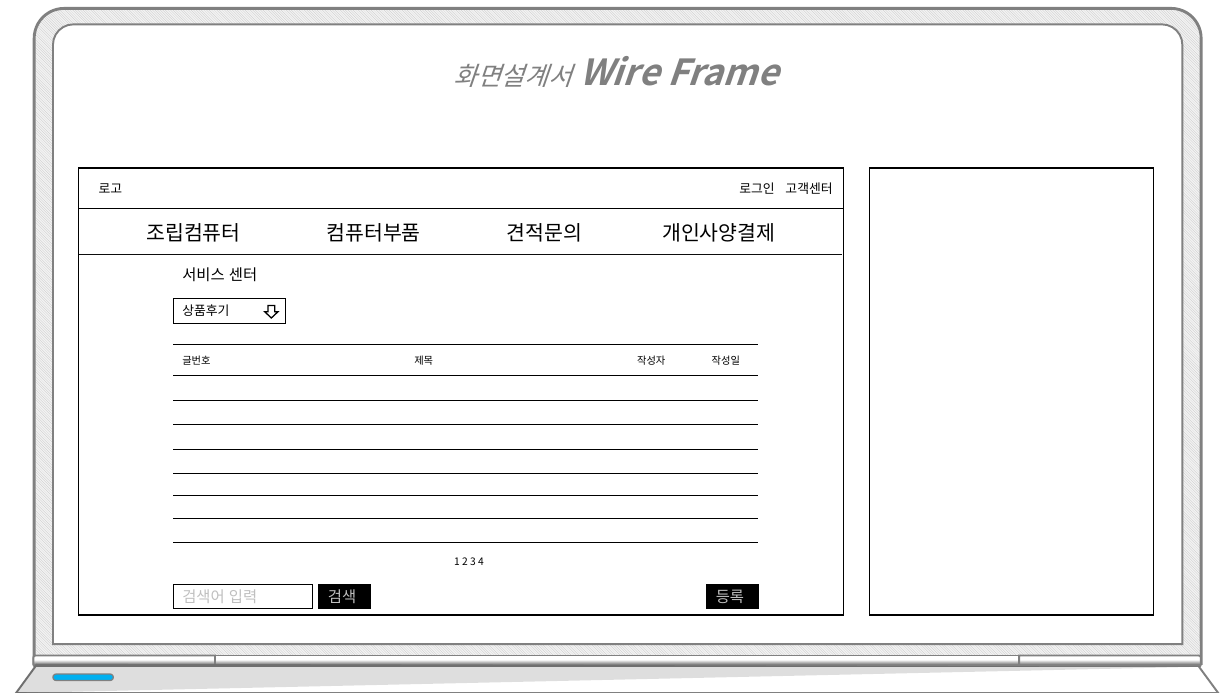
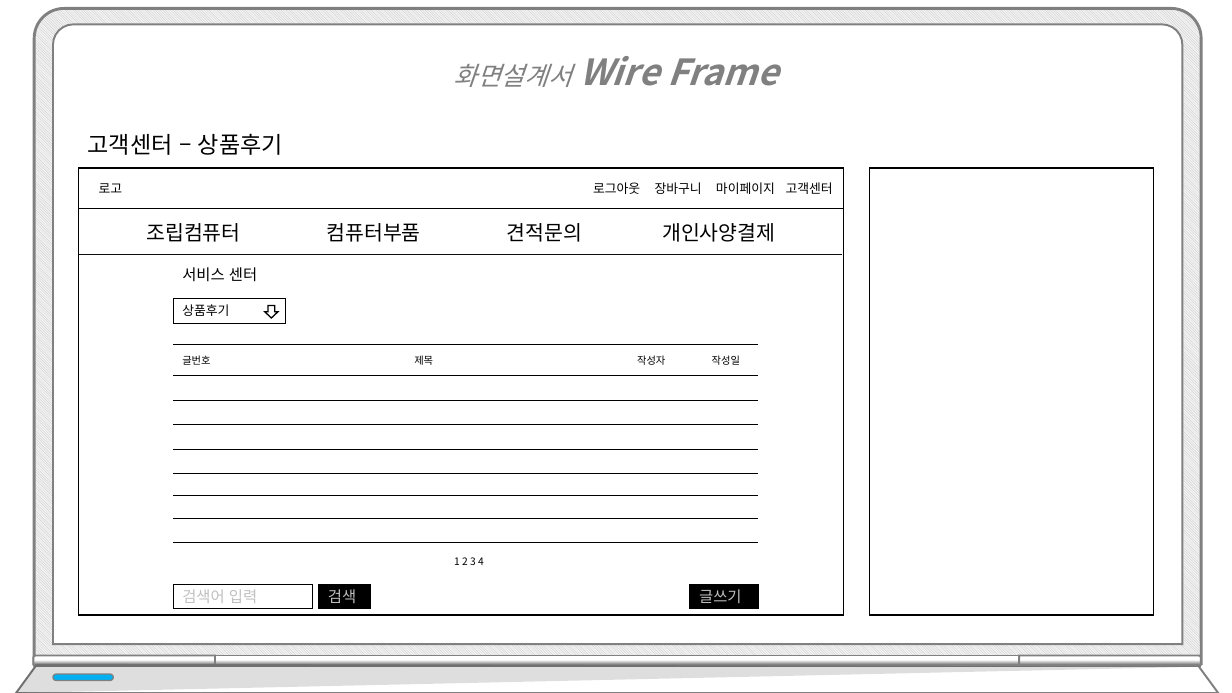
Before and after one commit to hhsw07/ezen-academy-projects, a slide deck: slide 32 of WebContent/발표/프로젝트5.pptx (slide 28 before the commit). Drawn at 1232x693 pixels with LibreOffice and Linux fonts; fonts in the diff are those of the drawing. Boxes give left, top, right and bottom in pixels: in the first picture for what was removed or moved away, otherwise in the second. Text is boxed around its words. In the diff, an @@ line names an element or a change of style, - is before the commit and + after.

```diff
--- a/WebContent/발표/프로젝트5.pptx
+++ b/WebContent/발표/프로젝트5.pptx
@@ text added at <box>88,133,283,155</box>, 18 pt, text #000000 @@
+고객센터 – 상품후기
@@ text at <box>593,182,833,194</box>: text changed @@
-로그인 고객센터
+로그아웃 장바구니 마이페이지 고객센터
@@ rectangle added at <box>690,584,759,608</box>, fill #000000, outline #000000 1 pt, 12 pt, text #BFBFBF @@
+글쓰기
@@ rectangle removed at <box>707,584,759,608</box> @@
-등록
```
Also in this commit, not shown: 13 other slides changed, 6 slides added.
